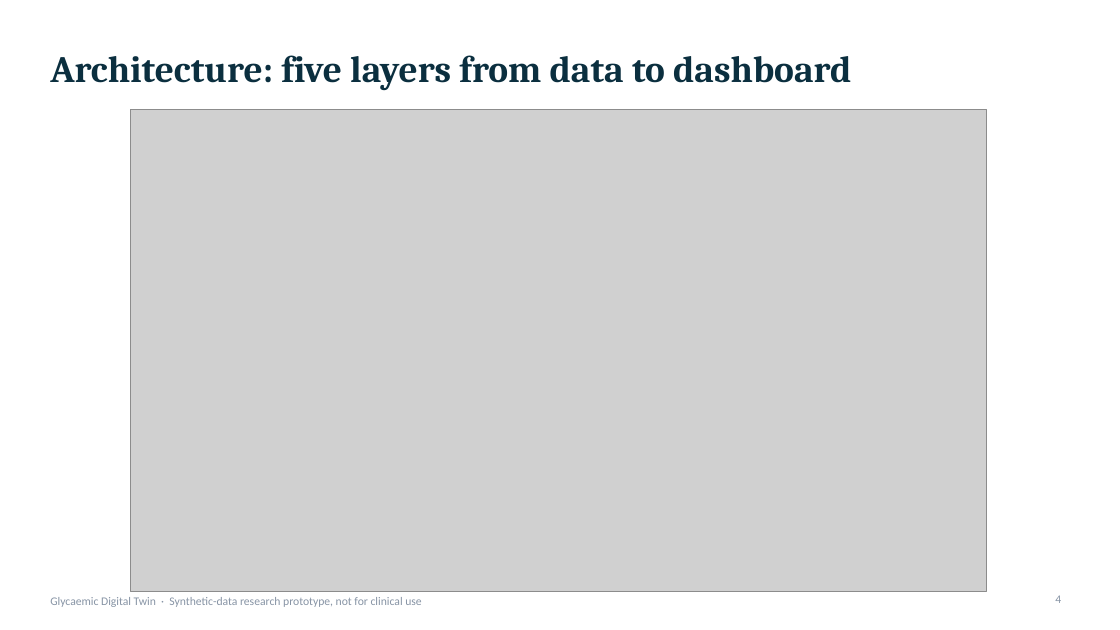
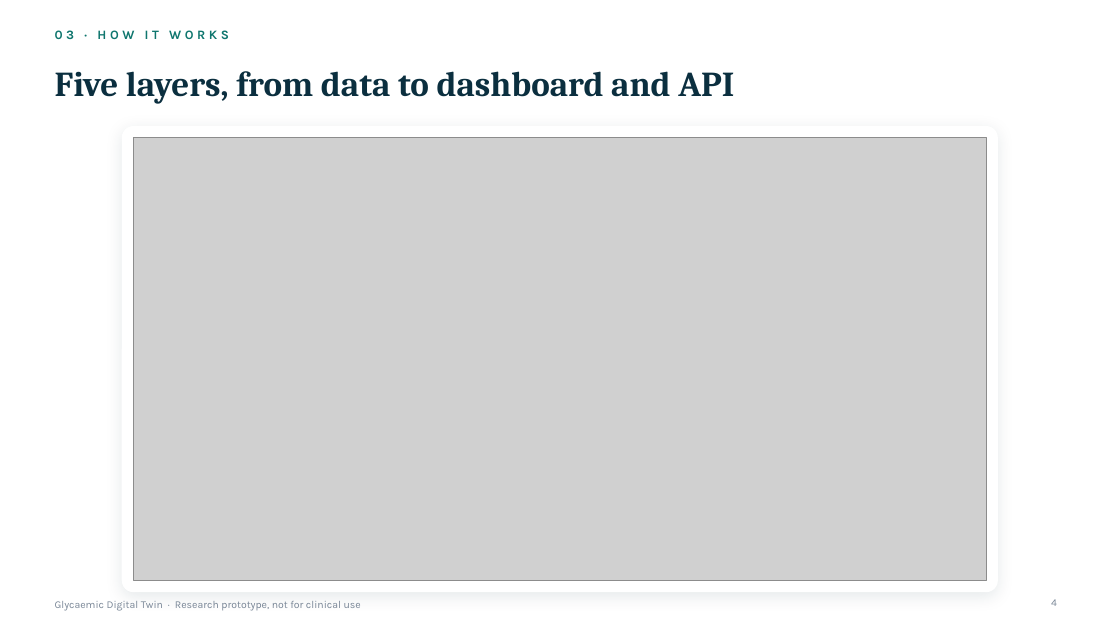
Before and after one commit to AkhileshNalla11/Sync-and-Predict_BITSoM, a slide deck: slide 4 of docs/presentation.pptx. Drawn at 1120x630 pixels with LibreOffice and Linux fonts; fonts in the diff are those of the drawing; grey boxes stand for pictures; background and template pictures are left out. Boxes give left, top, right and bottom in pixels: in the first picture for what was removed or moved away, otherwise in the second. Text is boxed around its words. In the diff, an @@ line names an element or a change of style, - is before the commit and + after.

```diff
--- a/docs/presentation.pptx
+++ b/docs/presentation.pptx
@@ text added at (x1=55, y1=30, x2=229, y2=39), 11 pt, text #0F766E, bold @@
+03 · HOW IT WORKS
@@ title at (x1=55, y1=71, x2=734, y2=104): text changed; size 32 to 30 pt @@
-Architecture: five layers from data to dashboard
+Five layers, from data to dashboard and API
@@ rounded rectangle added at (x1=122, y1=126, x2=998, y2=592), fill #FFFFFF @@
@@ picture resized from (x1=130, y1=109, x2=987, y2=592) to (x1=134, y1=138, x2=986, y2=581) @@
@@ page number at (x1=1051, y1=599, x2=1057, y2=606): size 10 to 9 pt, font Calibri to Karla, text colour #8794A5 to #7A8797 @@
@@ text at (x1=55, y1=601, x2=361, y2=611): text changed; size 10 to 9 pt; font Calibri to Karla; text colour #8794A5 to #7A8797 @@
-Glycaemic Digital Twin · Synthetic-data research prototype, not for clinical use
+Glycaemic Digital Twin · Research prototype, not for clinical use
```
Also in this commit, not shown: 19 other slides changed, 1 other file.
